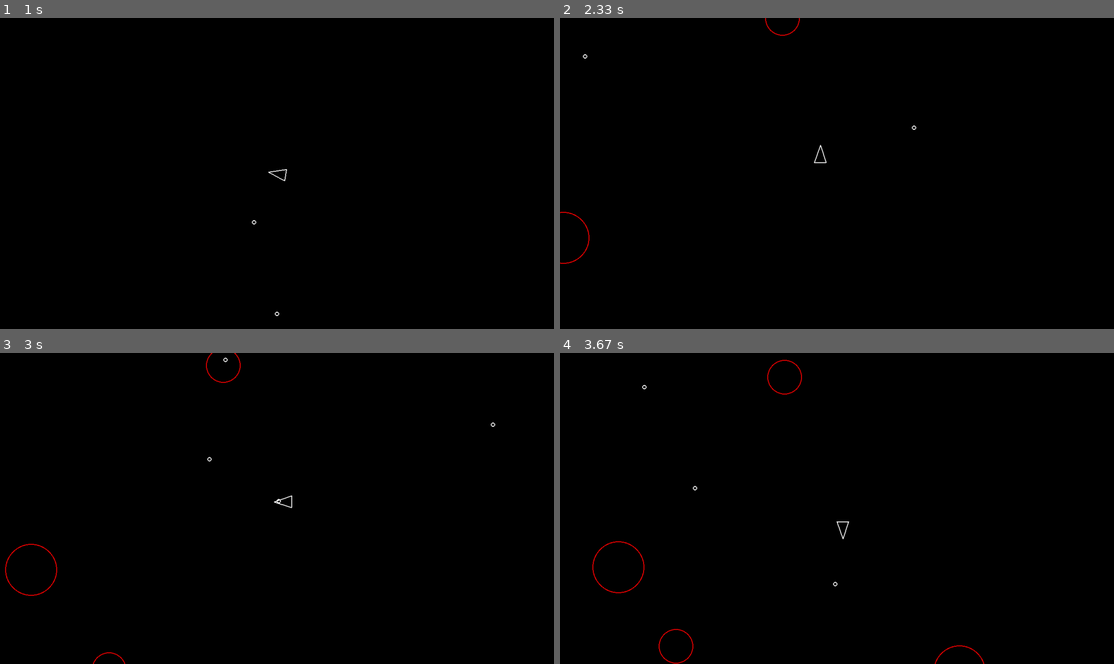
Above: before the commit, frames 1-4 (two rows, left to right).
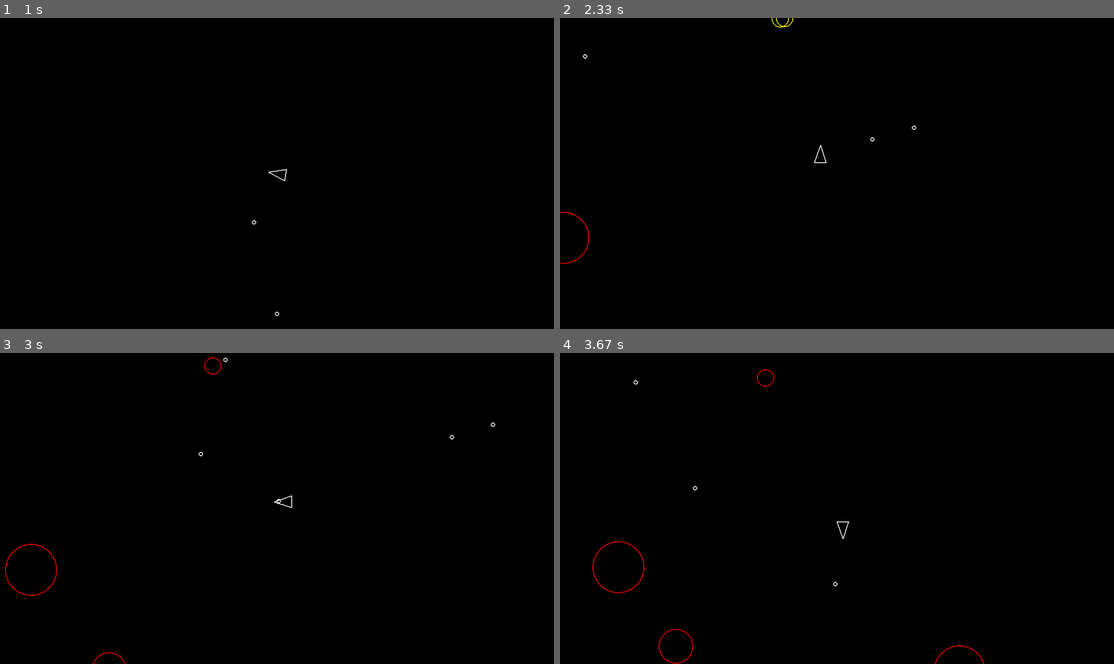
Above: after the commit, the same moments.

Repository: EmptyVortex/pygame_asteroids
Game: pygame game, started from main.py
Two runs of this game, one before a commit and one after it. Both use one fixed random seed, a clock stepped at 60 frames per second and the inputs below.
Inputs:
- Up to frame 1 (1 s): tap Space at 0.33, 0.73 s; hold D from 0.67 s (still down)
- Up to frame 2 (2.33 s): tap Space at 1.03, 1.23, 1.57, 1.87, 2.07 s; release D at 1.13 s; hold W 1.17-1.47 s; hold D 1.5-1.97 s; hold A from 2 s (still down)
- Up to frame 3 (3 s): tap Space at 2.37, 2.63, 2.97 s; release A at 2.53 s; hold S 2.57-2.87 s; hold A from 2.9 s (still down)
- Up to frame 4 (3.67 s): tap Space at 3.27, 3.4 s; release A at 3.3 s; hold W from 3.33 s (still down)

Frame 1 is identical in both runs. In frame 2, less than 0.1% of the frame differs, in the area x 37-57%, y 0-40%; in frame 3, 0.1%; in frame 4, 0.1%, in the area x 13-44%, y 2-14%.

Commit message:
add asteroid split

Diff:
--- a/asteroid.py
+++ b/asteroid.py
@@ -1,14 +1,42 @@
 import pygame
 from circleshape import CircleShape
-import constants
+from constants import *
+import random
 
 class Asteroid(CircleShape):
     def __init__(self, x, y, radius):
         super().__init__(x, y, radius)
-
+        self.immortal_time = 0
 
     def draw(self, screen):
-        pygame.draw.circle(screen, "red", self.position, self.radius, 2)
+        if self.immortal_time > 0:
+            colour = "yellow"
+        else:
+            colour = "red"
+        pygame.draw.circle(screen, colour, self.position, self.radius, 2)
 
     def update(self, dt):
         self.position += self.velocity * dt
+        if self.immortal_time > 0:
+            self.immortal_time -= dt
+
+    def split(self):
+        if self.immortal_time <= 0:
+            self.kill()
+            if self.radius <= ASTEROID_MIN_RADIUS:
+                return
+            angle = random.uniform(20, 50)
+            positive_angle = self.velocity.rotate(angle)
+            angle = random.uniform(20, 50)
+            negative_angle = self.velocity.rotate(-angle)
+
+            new_radius = self.radius - ASTEROID_MIN_RADIUS
+            if new_radius < ASTEROID_MIN_RADIUS / 3:
+                new_radius = ASTEROID_MIN_RADIUS / 3
+
+            asteroid = Asteroid(self.position.x, self.position.y, new_radius)
+            asteroid.velocity = positive_angle * 1.2
+            asteroid.immortal_time = 0.3
+            asteroid = Asteroid(self.position.x, self.position.y, new_radius)
+            asteroid.velocity = negative_angle *1.2
+            asteroid.immortal_time = 0.3
--- a/main.py
+++ b/main.py
@@ -47,6 +47,11 @@
 			if asteroid.collision(player) == True:
 				print("game over")
 				return
+		for asteroid in asteroids:
+			for shot in shots:
+				if asteroid.collision(shot) == True:
+					asteroid.split()
+
 
 
 		dt = clock.tick(60)/1000
--- a/player.py
+++ b/player.py
@@ -51,4 +51,4 @@
         if self.shoot_cooldown <= 0:
             shot = Shot(self.position.x, self.position.y)
             shot.velocity = pygame.Vector2(0, 1).rotate(self.rotation) * PLAYER_SHOOT_SPEED
-            self.shoot_cooldown = 0.3
+            self.shoot_cooldown = 0.2
